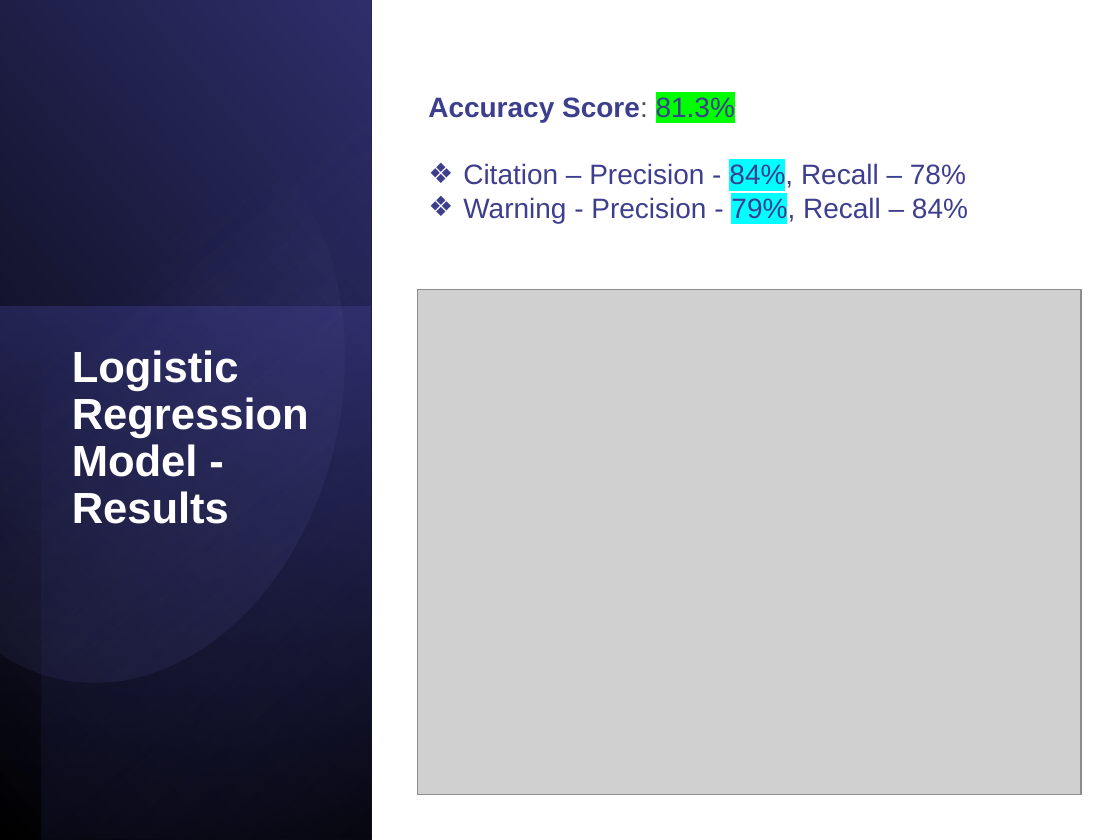
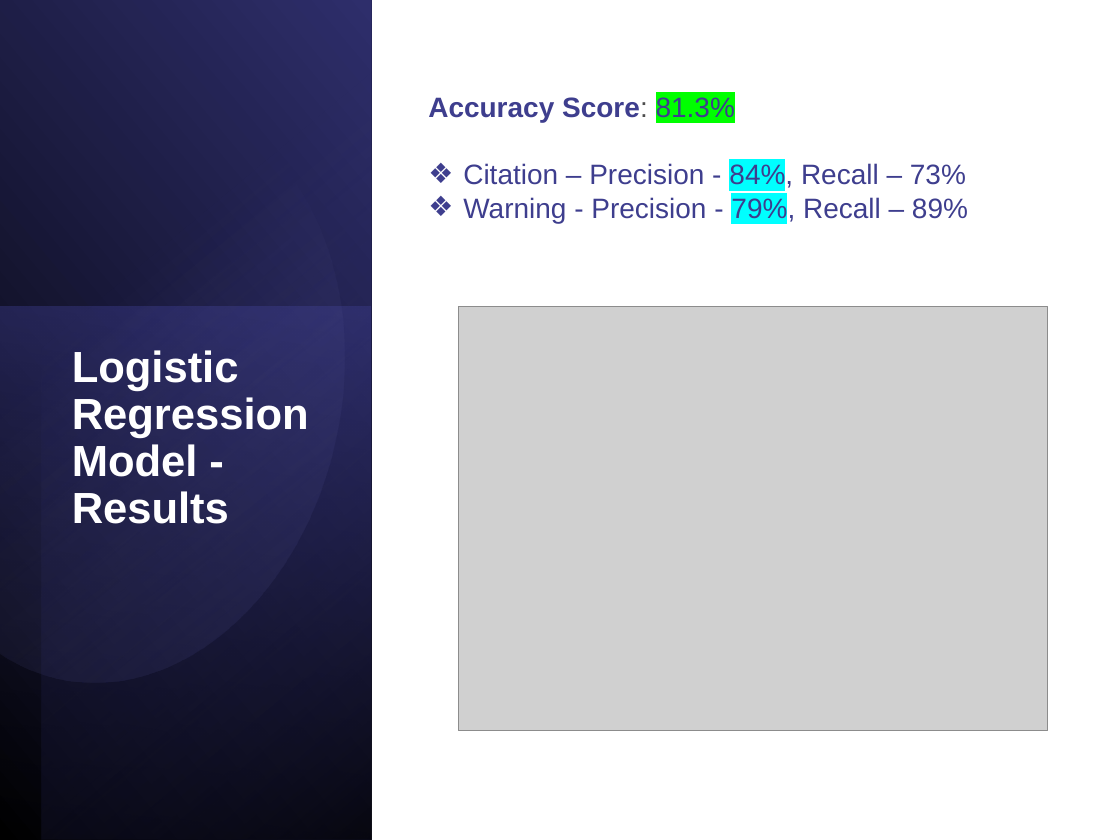
Before and after one commit to hrollin5/Project_4, a slide deck: slide 17 of traffic_violation.pptx. Drawn at 1120x840 pixels with LibreOffice and Linux fonts; fonts in the diff are those of the drawing; grey boxes stand for pictures. Boxes give left, top, right and bottom in pixels: in the first picture for what was removed or moved away, otherwise in the second. Text is boxed around its words. In the diff, an @@ line names an element or a change of style, - is before the commit and + after.

Commit message:
Updated labels in ML model output

```diff
--- a/traffic_violation.pptx
+++ b/traffic_violation.pptx
@@ text at (x1=463, y1=162, x2=968, y2=223): text changed @@
-❖ Citation – Precision - 84%, Recall – 78%
-❖ Warning - Precision - 79%, Recall – 84%
+❖ Citation – Precision - 84%, Recall – 73%
+❖ Warning - Precision - 79%, Recall – 89%
@@ picture resized from (x1=418, y1=289, x2=1082, y2=794) to (x1=458, y1=307, x2=1047, y2=731) @@
```
Also in this commit, not shown: 2 other slides changed, 1 other file.
